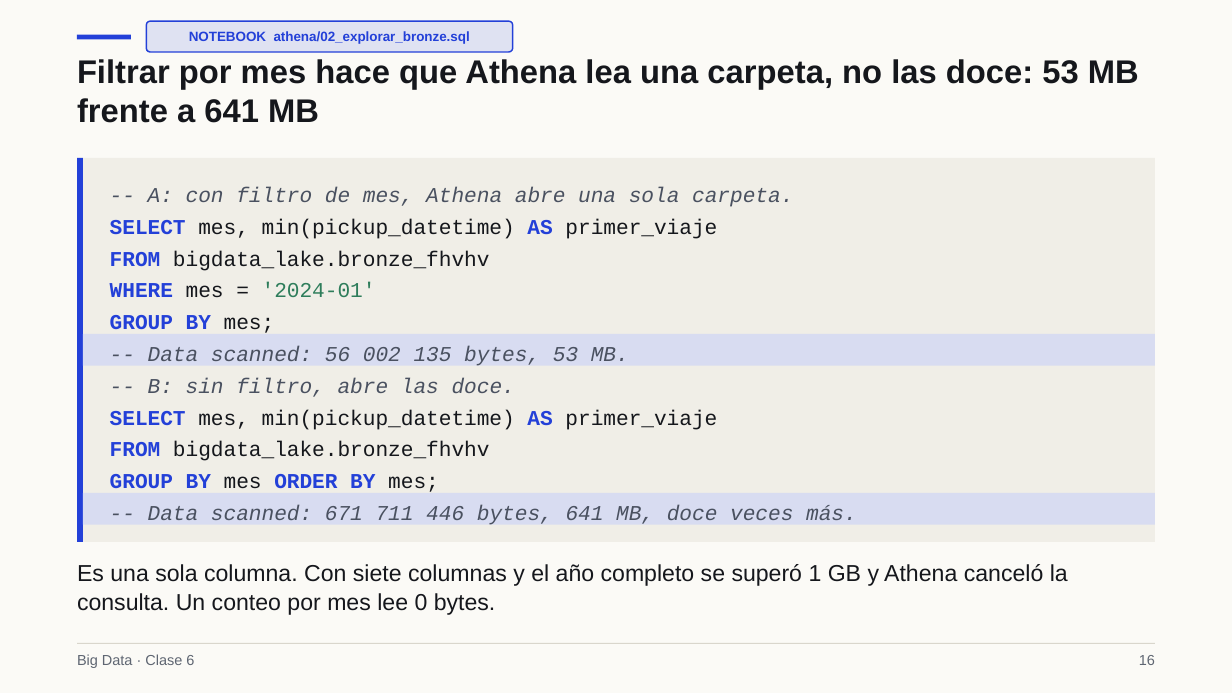
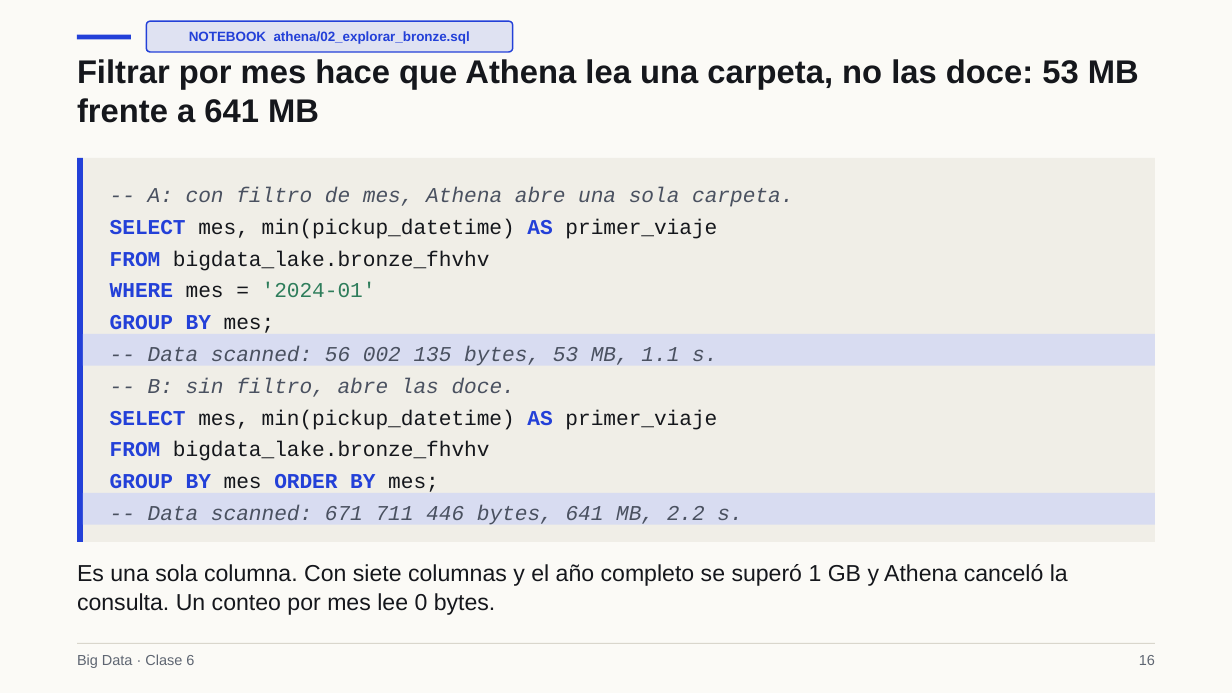
Before and after one commit to Apaezc/bigdata-udem-2026, a slide deck: slide 16 of curso/clase06/deck/slides.pptx. Drawn at 1232x693 pixels with LibreOffice and Linux fonts; fonts in the diff are those of the drawing. Boxes give left, top, right and bottom in pixels: in the first picture for what was removed or moved away, otherwise in the second. Text is boxed around its words. In the diff, an @@ line names an element or a change of style, - is before the commit and + after.

```diff
--- a/curso/clase06/deck/slides.pptx
+++ b/curso/clase06/deck/slides.pptx
@@ text at [148,346,717,366]: text changed @@
--- Data scanned: 56 002 135 bytes, 53 MB.
+-- Data scanned: 56 002 135 bytes, 53 MB, 1.1 s.
@@ text at [148,505,742,525]: text changed @@
--- Data scanned: 671 711 446 bytes, 641 MB, doce veces más.
+-- Data scanned: 671 711 446 bytes, 641 MB, 2.2 s.
```
Also in this commit, not shown: 3 other slides changed, 5 other files.
